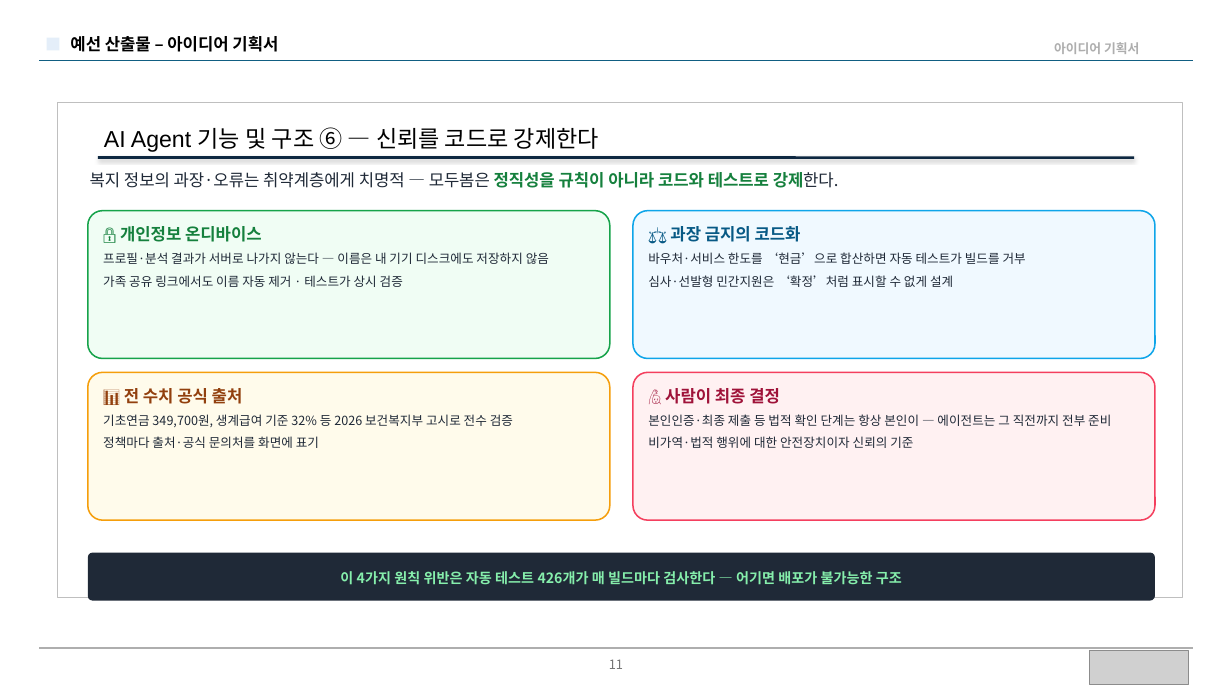
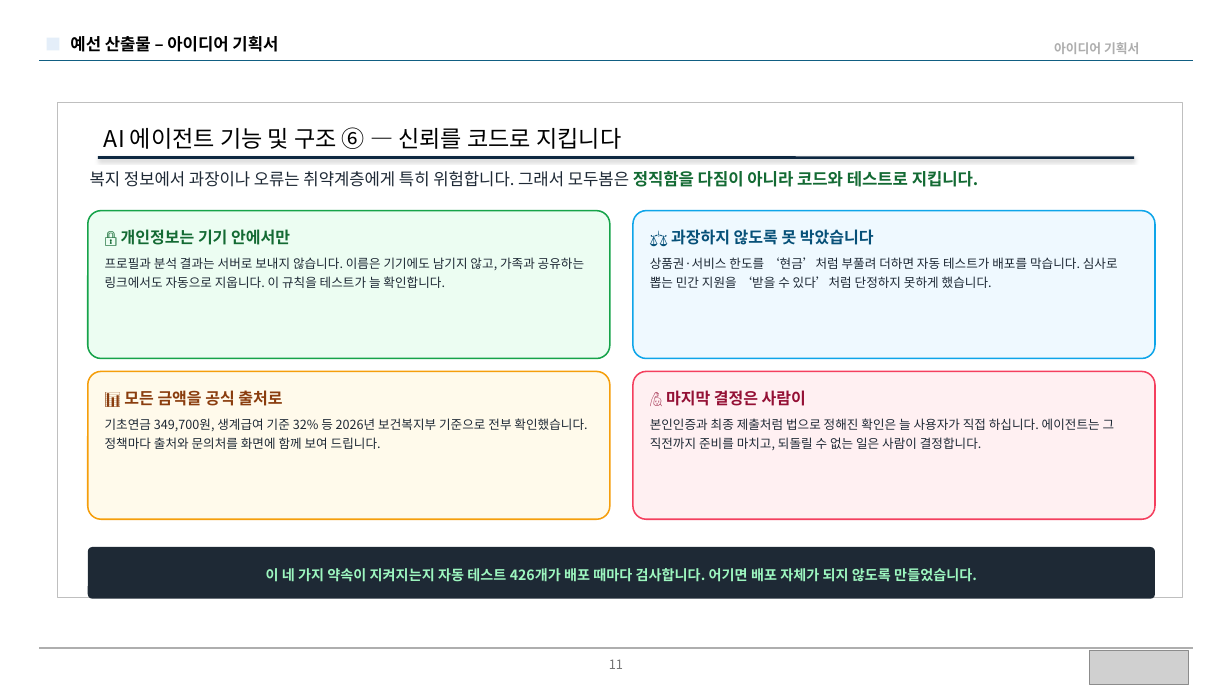
Before and after one commit to BioCode67/modoo-bom, a slide deck: slide 11 of docs/제출/모두봄-예선기획서-20p-규정안전판.pptx. Drawn at 1232x693 pixels with LibreOffice and Linux fonts; fonts in the diff are those of the drawing; grey boxes stand for pictures. Boxes give left, top, right and bottom in pixels: in the first picture for what was removed or moved away, otherwise in the second. Text is boxed around its words. In the diff, an @@ line names an element or a change of style, - is before the commit and + after.

Commit message:
docs(제출): 예선 기획서 v3 — Pretendard 폰트·존댓말/친절체·문장 풀어쓰기·팀정보 반영
- 폰트: Pretendard 적용 + PPT에 임베딩(심사 PC에 폰트 없어도 동일하게 표시)
- 어투: 전 슬라이드 '~습니다/~입니다' 존댓말·친절체로 전환(당찬 단정 어투 제거)
- 가독성: 축약을 풀어 완결된 문장으로 서술, 박스 여백을 채워 균형 개선
- 팀정보 자동 반영: 영남대학교 / 모두봄(ModooBom) / 팀장 김주형 외 4명(컴퓨터공학전공)
- 표현 개선: '개인정보 서버 전송 0' → '입력하신 정보는 기기 밖으로 나가지 않는 온디바이스 AI'(긍정·완성형)
- 앱 출시 반영: Summary·로드맵에 '모바일 앱 출시 준비/출시' 명시
- 커버리지 명시: 복지정책·복지서비스·장학금·행복주택·서민금융·민간재단 — 한곳에서

PowerPoint 렌더로 14장 전수 육안 검증(겹침·오버플로 수정 완료).

```diff
--- a/docs/제출/모두봄-예선기획서-20p-규정안전판.pptx
+++ b/docs/제출/모두봄-예선기획서-20p-규정안전판.pptx
@@ text at [104,127,621,149]: text changed; font Arial to Noto Sans CJK KR @@
-AI Agent 기능 및 구조 ⑥ — 신뢰를 코드로 강제한다
+AI 에이전트 기능 및 구조 ⑥ — 신뢰를 코드로 지킵니다
@@ text at [90,171,979,187]: text changed; text colour #1F2937 to #1E2935 @@
-복지 정보의 과장·오류는 취약계층에게 치명적 — 모두봄은 정직성을 규칙이 아니라 코드와 테스트로 강제한다.
+복지 정보에서 과장이나 오류는 취약계층에게 특히 위험합니다. 그래서 모두봄은 정직함을 다짐이 아니라 코드와 테스트로 지킵니다.
@@ rounded rectangle "🔒 개인정보는 기기 안에서만" at [88,211,610,359]: fill #F0FDF4 to #ECFDF2; proportions changed @@
@@ text in rounded rectangle at [105,229,584,288]: text changed; text colour #1F2937 to #1E2935 @@
-🔒 개인정보 온디바이스
-프로필·분석 결과가 서버로 나가지 않는다 — 이름은 내 기기 디스크에도 저장하지 않음
-가족 공유 링크에서도 이름 자동 제거 · 테스트가 상시 검증
+🔒 개인정보는 기기 안에서만
+프로필과 분석 결과는 서버로 보내지 않습니다. 이름은 기기에도 남기지 않고, 가족과 공유하는 링크에서도 자동으로 지웁니다. 이 규칙을 테스트가 늘 확인합니다.
@@ rounded rectangle "⚖️ 과장하지 않도록 못 박았습니다" at [633,211,1155,359]: fill #F0F9FF to #EFF9FF; proportions changed @@
@@ text in rounded rectangle at [650,229,1118,288]: text changed; text colour #1F2937 to #1E2935 @@
-⚖️ 과장 금지의 코드화
-바우처·서비스 한도를 ‘현금’으로 합산하면 자동 테스트가 빌드를 거부
-심사·선발형 민간지원은 ‘확정’처럼 표시할 수 없게 설계
+⚖️ 과장하지 않도록 못 박았습니다
+상품권·서비스 한도를 ‘현금’처럼 부풀려 더하면 자동 테스트가 배포를 막습니다. 심사로 뽑는 민간 지원을 ‘받을 수 있다’처럼 단정하지 못하게 했습니다.
@@ rounded rectangle "📊 모든 금액을 공식 출처로" at [88,372,610,519]: fill #FFFBEB to #FFFAEB; proportions changed @@
@@ rounded rectangle "🙋 마지막 결정은 사람이" at [633,372,1155,519]: fill #FFF1F2 to #FFF0F2; proportions changed @@
@@ text in rounded rectangle at [105,390,587,449]: text changed; text colour #1F2937 to #1E2935 @@
-📊 전 수치 공식 출처
-기초연금 349,700원, 생계급여 기준 32% 등 2026 보건복지부 고시로 전수 검증
-정책마다 출처·공식 문의처를 화면에 표기
+📊 모든 금액을 공식 출처로
+기초연금 349,700원, 생계급여 기준 32% 등 2026년 보건복지부 기준으로 전부 확인했습니다. 정책마다 출처와 문의처를 화면에 함께 보여 드립니다.
@@ text in rounded rectangle at [650,390,1115,450]: text changed; text colour #1F2937 to #1E2935 @@
-🙋 사람이 최종 결정
-본인인증·최종 제출 등 법적 확인 단계는 항상 본인이 — 에이전트는 그 직전까지 전부 준비
-비가역·법적 행위에 대한 안전장치이자 신뢰의 기준
+🙋 마지막 결정은 사람이
+본인인증과 최종 제출처럼 법으로 정해진 확인은 늘 사용자가 직접 하십니다. 에이전트는 그 직전까지 준비를 마치고, 되돌릴 수 없는 일은 사람이 결정합니다.
@@ rounded rectangle "이 네 가지 약속이 지켜지는지 ...": place and size @@
-rounded rectangle "이 네 가지 약속이 지켜지는지 ..." at [88,553,1155,601]
+rounded rectangle "이 네 가지 약속이 지켜지는지 ..." at [88,547,1155,599]
@@ rounded rectangle "이 네 가지 약속이 지켜지는지 ..." at [88,547,1155,599]: fill #1F2937 to #1E2935; proportions changed @@
@@ text in rounded rectangle at [266,568,977,582]: text changed; text colour #86EFAC to #9DF7C0 @@
-이 4가지 원칙 위반은 자동 테스트 426개가 매 빌드마다 검사한다 — 어기면 배포가 불가능한 구조
+이 네 가지 약속이 지켜지는지 자동 테스트 426개가 배포 때마다 검사합니다. 어기면 배포 자체가 되지 않도록 만들었습니다.
```
Also in this commit, not shown: 13 other slides changed, 2 other files.
